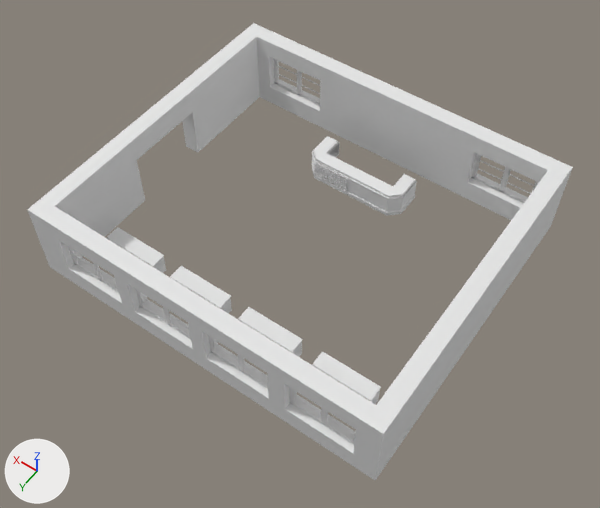
A saved change to the Blender file ProyectoFinal/Models/Salon/Salon.blend.
Before and after are seen from a 50 mm lens placed at (-37.7, 47.2, 76.1), pointed at (-4.1, 0.2, 2.3). The axes (+X, +Y, +Z) are drawn at lower left. The lights are the same throughout.

Before the edit, the objects in view are built like this:
```python
ob_cube = bpy.data.objects.new('Cube', me_cube)
ob_cube.location = (-23.9, 16.0, 5.1)
ob_cube.scale = (1.0, 1.0, 5.0)
ob_desktop1 = bpy.data.objects.new('Desktop1', me_mesh_014)
ob_desktop1.location = (11.2, 9.2, -0.2)
ob_desktop1.rotation_euler = (3.142, 0.0, 3.142)  # degrees (180, 0, 180)
ob_desktop1.scale = (0.1, 0.06, -0.09)
ob_desktop2 = bpy.data.objects.new('Desktop2', me_mesh_001)
ob_desktop2.location = (1.6, 9.2, -0.2)
ob_desktop2.rotation_euler = (3.142, 0.0, 3.142)  # degrees (180, 0, 180)
ob_desktop2.scale = (0.1, 0.06, -0.09)
ob_desktop3 = bpy.data.objects.new('Desktop3', me_mesh_002)
ob_desktop3.location = (-7.9, 9.2, -0.2)
ob_desktop3.rotation_euler = (3.142, 0.0, 3.142)  # degrees (180, 0, 180)
ob_desktop3.scale = (0.1, 0.06, -0.09)
ob_desktop4 = bpy.data.objects.new('Desktop4', me_mesh_003)
ob_desktop4.location = (-17.4, 9.2, -0.2)
ob_desktop4.rotation_euler = (3.142, 0.0, 3.142)  # degrees (180, 0, 180)
ob_desktop4.scale = (0.1, 0.06, -0.09)
ob_escritorioprofe = bpy.data.objects.new('EscritorioProfe', me_mesh_004)
ob_escritorioprofe.location = (-7.1, -14.1, 1.6)
ob_escritorioprofe.rotation_euler = (0.0, 0.0, 4.712)  # degrees (0, 0, 270)
ob_escritorioprofe.scale = (-0.08, -0.08, -0.08)
ob_ventanas = bpy.data.objects.new('Ventanas', me_cube_005)
ob_ventanas.location = (11.2, 16.1, 5.3)
ob_ventanas.scale = (0.0689, 0.0551, 2.25)
```
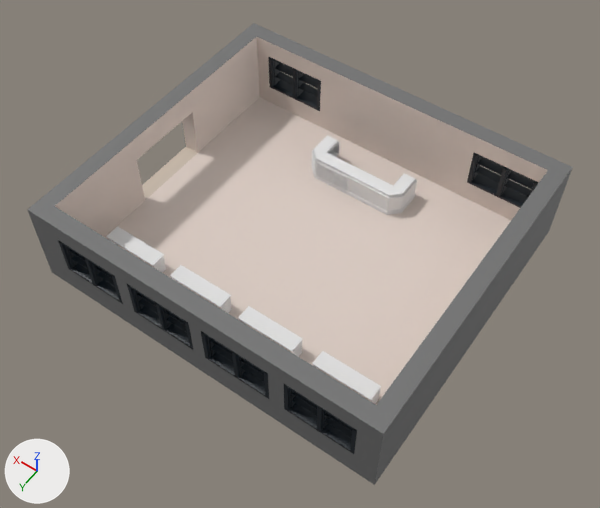
Boxes (x1, y1, x2, y2) around the edits, measured in the pictures (600 x 508 px):
'Cube', reshaped
    before: (27, 23, 573, 481)
    after: (27, 23, 573, 485)
'Ventanas', recoloured, moved, rescaled (grey to black)
    before: (68, 59, 538, 445)
    after: (58, 57, 538, 454)
'EscritorioProfe', moved
    before: (312, 136, 417, 216)
    after: (312, 135, 417, 215)
'Desktop4', moved
    before: (312, 352, 381, 404)
    after: (312, 351, 381, 404)
'Desktop2', moved
    before: (170, 266, 232, 314)
    after: (170, 265, 232, 313)
'Desktop1', moved
    before: (106, 227, 166, 273)
    after: (106, 226, 166, 273)
part 1 of me_cube, built on
    after: (50, 97, 550, 485)
part 2 of me_cube, recoloured (white to grey)
    both: (27, 23, 573, 481)

Edits to the bpy script that builds the scene:
```text
Add img_paletacolores_png:
    img_paletacolores_png = load_image('PaletaColores.png', 'PaletaColores.png', 256, 256, 'sRGB')
Add mat_materialvent:
    mat_materialvent = principled_material('MaterialVent')
    mat_materialvent.texture = img_paletacolores_png
Add mat_materialsalón:
    mat_materialsalón = principled_material('MaterialSalón')
    mat_materialsalón.texture = img_paletacolores_png
Change me_cube:
    used by ob_cube; location = (-23.9, 16.0, 5.1); scale = (1.0, 1.0, 5.0)
    remove me_cube.from_pydata(...)  # 78 vertices, 55 faces; spans x -1.0..43.0, y -38.0..1.0, z -1.0..1.0
    add me_cube.from_pydata(...)  # 130 vertices, 107 faces; spans x -1.0..43.0, y -38.0..1.0, z -1.2..1.0
    me_cube part 1
    3 faces are deleted
    52 vertices are added at x -1.0..43.0, y -38.0..1.0, z -1.2..-1.0
    55 new faces join them
    me_cube part 2: 52 faces spanning x -1.0..43.0, y -38.0..1.0, z -1.0..1.0 switch from no material to mat_materialsalón (picture img_paletacolores_png)
Change me_cube_005:
    where me_cube_005.from_pydata(...)  # 864 vertices, 588 faces; spans x -488.0..60.0, y -675.0..2.0, z -1.0..1.0
    add me_cube_005.materials.append(mat_materialvent)  # picture img_paletacolores_png
Change ob_ventanas:
    ob_ventanas.location: (11.2, 16.1, 5.3) -> (11.2, 16.0, 5.3)
    ob_ventanas.scale: (0.0689, 0.0551, 2.25) -> (0.0689, 0.579, 2.25)
Change ob_desktop1:
    ob_desktop1.location: (11.2, 9.2, -0.2) -> (11.2, 9.2, -0.1)
Change ob_desktop2:
    ob_desktop2.location: (1.6, 9.2, -0.2) -> (1.6, 9.2, -0.1)
Change ob_desktop4:
    ob_desktop4.location: (-17.4, 9.2, -0.2) -> (-17.4, 9.2, -0.1)
Change ob_escritorioprofe:
    ob_escritorioprofe.location: (-7.1, -14.1, 1.6) -> (-7.1, -14.1, 1.8)
```
